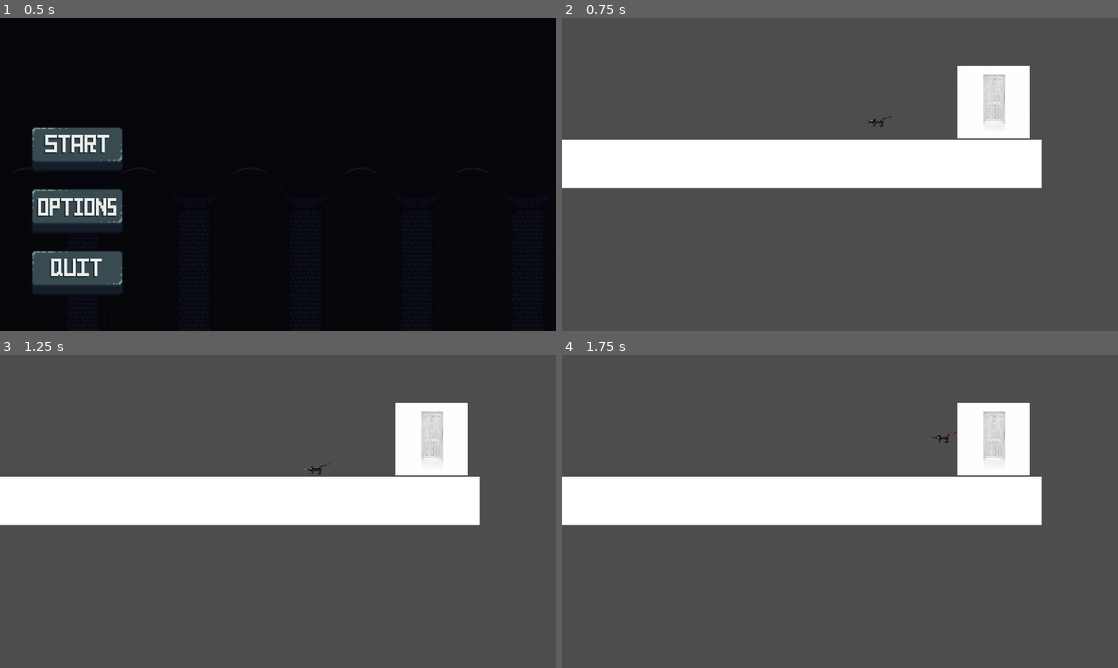
Above: before the commit, frames 1-4 (two rows, left to right).
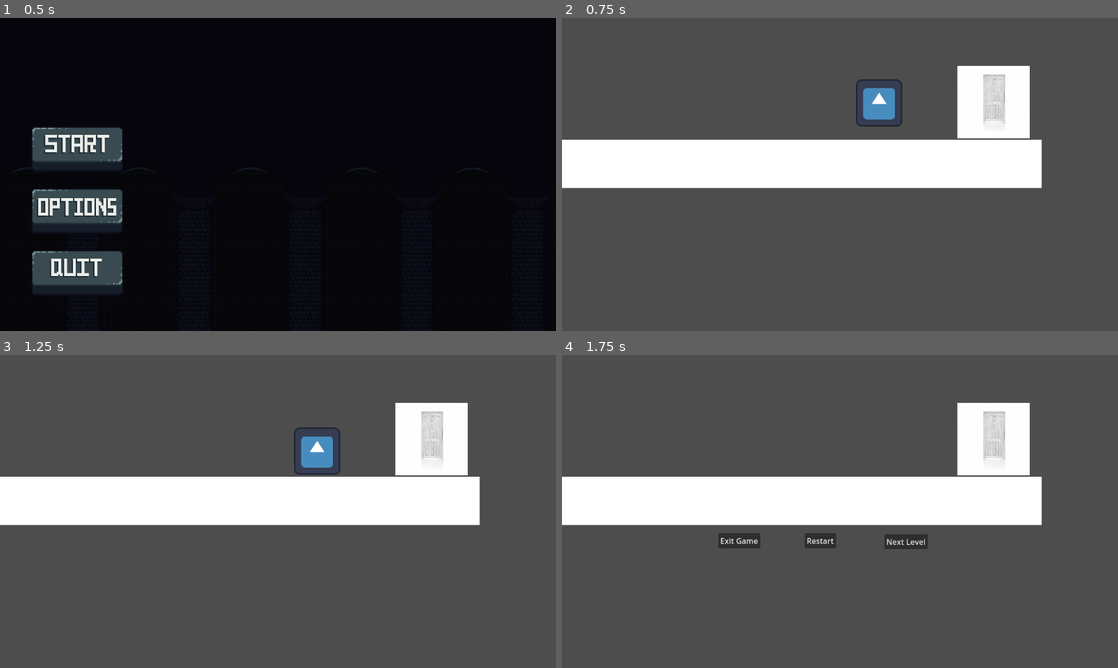
Above: after the commit, the same moments.

Repository: JQBA/Scaling
Game: Godot game, scene res://MainMenus/main_menu.tscn
Same seed, same stepped clock (60 frames per second), same inputs: the game is played once before the commit and once after it. The engine's default icon, where the game draws it, is replaced by a stand-in: a white triangle on a blue panel in a dark square.
Inputs (mouse positions are in pixels of both pictures, inside the frame that each line leads up to):
- Up to frame 1 (0.5 s): no input
- Up to frame 2 (0.75 s): click (639, 149) at 0.5 s
- Up to frame 3 (1.25 s): no input
- Up to frame 4 (1.75 s): tap Enter at 1.25 s; hold D (MoveRight) from 1.28 s (still down); tap Space (Jump) at 1.52 s

Frame 1 is identical in both runs. In frame 2, 0.8% of the frame differs, in the area x 52-62%, y 19-35%; in frame 3, 0.8%; in frame 4, 1.0%, in the area x 28-71%, y 24-62%.

Commit message:
Esc to quit

Diff:
--- a/GamePlayObjects/PlayerNode.tscn
+++ b/GamePlayObjects/PlayerNode.tscn
@@ -1,23 +1,22 @@
 [gd_scene load_steps=4 format=3 uid="uid://bt1kg0e8y8pqe"]
 
 [ext_resource type="Script" path="res://Scipts/PlayerScipt.gd" id="1_sysrc"]
-[ext_resource type="Texture2D" uid="uid://drmwwam23nw1b" path="res://Assets/thiccRatpng.png" id="2_sghv5"]
+[ext_resource type="Texture2D" uid="uid://bfm05nbia1pjv" path="res://icon.svg" id="2_jdggv"]
 
 [sub_resource type="RectangleShape2D" id="RectangleShape2D_uvv55"]
 size = Vector2(130, 132)
 
 [node name="PlayerNode" type="CharacterBody2D"]
 position = Vector2(3, 19)
-scale = Vector2(0.545, 0.556)
 collision_layer = 2
 script = ExtResource("1_sysrc")
 
 [node name="CollisionShape2D" type="CollisionShape2D" parent="."]
 position = Vector2(0, -69)
-scale = Vector2(0.545, 0.556)
+scale = Vector2(0.75, 0.75)
 shape = SubResource("RectangleShape2D_uvv55")
 
 [node name="Sprite2D" type="Sprite2D" parent="."]
-position = Vector2(0, -72.01)
-scale = Vector2(0.674577, 0.790118)
-texture = ExtResource("2_sghv5")
+position = Vector2(0, -68)
+scale = Vector2(0.75, 0.765)
+texture = ExtResource("2_jdggv")
--- a/Scipts/PlayerScipt.gd
+++ b/Scipts/PlayerScipt.gd
@@ -8,6 +8,10 @@
 var gravity = ProjectSettings.get_setting("physics/2d/default_gravity")
 
 var RatSize = 1
+
+func _unhandled_key_input(event: InputEvent) -> void:
+	if event.is_action_pressed("ui_cancel"):
+		get_tree().quit()
 
 
 func _physics_process(delta):
